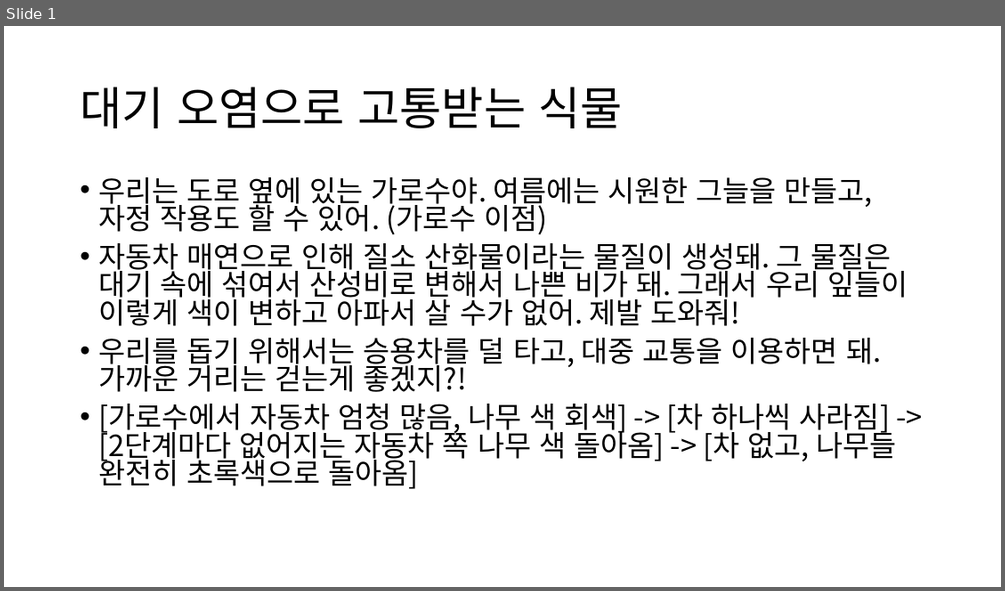
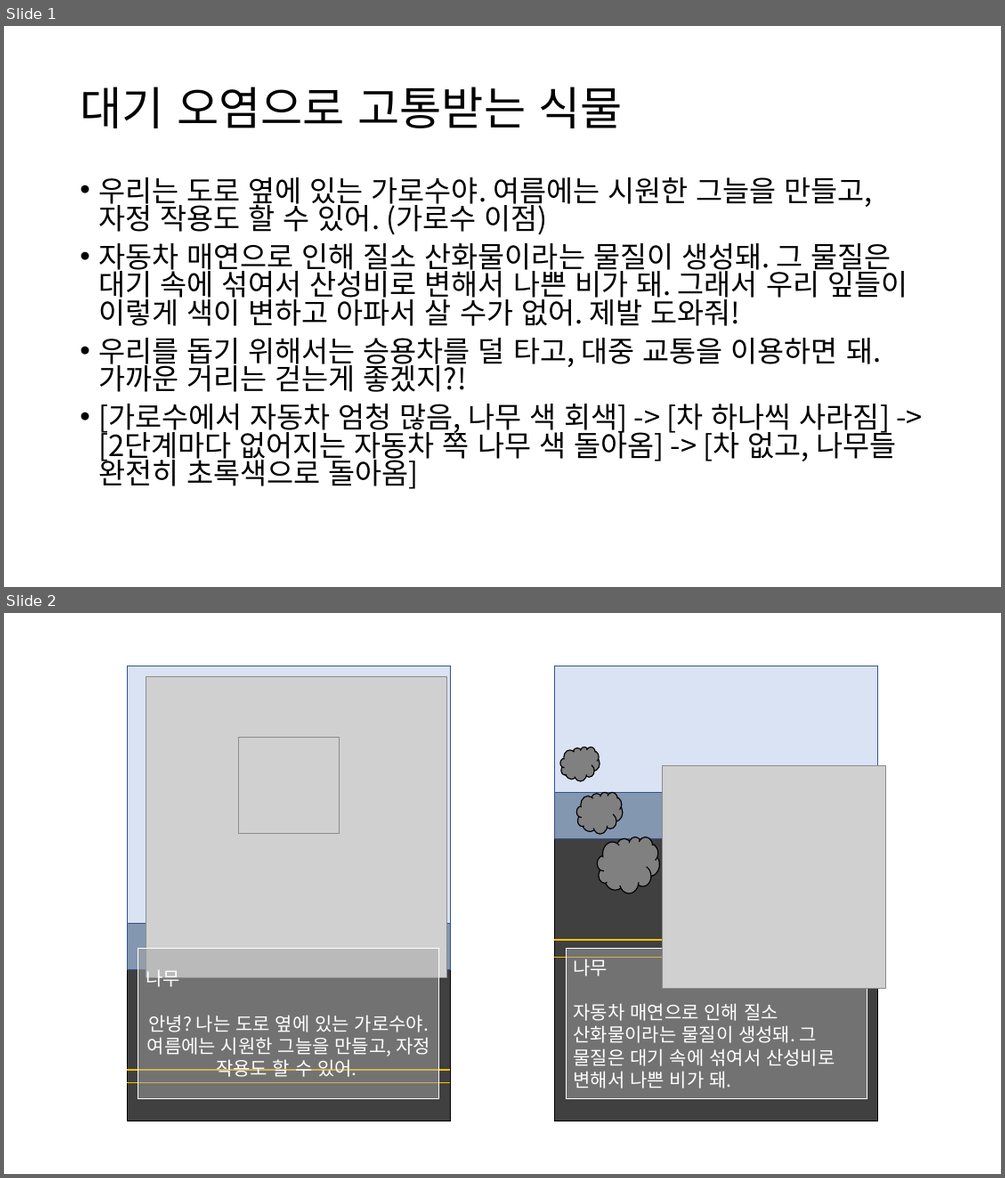
Before and after one commit to heo175/EcoCatProject, a slide deck: 동물 콘티2.pptx. Shown one above the other, each under a label of ours: slide 1 before the commit, slides 1 and 2 after it. The pictures are 1005x591 and 1005x1178 pixels, drawn with LibreOffice and Linux fonts; fonts in the diff are those of the drawing; grey boxes stand for pictures. Boxes give left, top, right and bottom in pixels: in the first picture for what was removed or moved away, otherwise in the second. Text is boxed around its words. In the diff, an @@ line names an element or a change of style, - is before the commit and + after.

Commit message:
돌고래, 나무 콘티2 수정본

```diff
--- a/동물 콘티2.pptx
+++ b/동물 콘티2.pptx
@@ slide 2 added at (4,613,1001,1174), background #FFFFFF @@
@@ rectangle added at (128,666,451,1121), outline #325491 1 pt @@
@@ rectangle added at (128,666,451,924), fill #DAE3F3, outline #325491 1 pt @@
@@ picture added at (146,676,446,977) @@
@@ rectangle added at (554,666,877,1121), outline #325491 1 pt @@
@@ rectangle added at (554,666,877,793), fill #DAE3F3, outline #325491 1 pt @@
@@ picture added at (239,737,339,834) @@
@@ cloud added at (560,747,600,781), fill #808080, outline #000000 1 pt @@
@@ picture added at (663,765,886,989) @@
@@ rectangle added at (554,793,877,839), fill #8497B0, outline #325491 1 pt @@
@@ cloud added at (577,793,623,835), fill #808080, outline #000000 1 pt @@
@@ rectangle added at (555,837,878,1121), fill #404040, outline #000000 1 pt @@
@@ cloud added at (597,836,659,893), fill #808080, outline #000000 1 pt @@
@@ rectangle added at (128,924,451,970), fill #8497B0, outline #325491 1 pt @@
@@ rectangle added at (138,948,439,1099), fill #A5A5A5 at 50% opacity, outline #FFFFFF 0.75 pt, 18 pt, text #FFFFFF @@
+나무
+안녕? 나는 도로 옆에 있는 가로수야. 여름에는 시원한 그늘을 만들고, 자정 작용도 할 수 있어.
@@ line added from (554, 940) to (877, 940), #FFC000 1.5 pt @@
@@ line added from (554, 957) to (877, 957), #FFC000 1.5 pt @@
@@ rectangle added at (566,948,867,1099), fill #A5A5A5 at 50% opacity, outline #FFFFFF 0.75 pt, 18 pt, text #FFFFFF @@
+나무
+자동차 매연으로 인해 질소 산화물이라는 물질이 생성돼. 그 물질은 대기 속에 섞여서 산성비로 변해서 나쁜 비가 돼.
@@ rectangle added at (128,970,451,1121), fill #404040, outline #000000 1 pt @@
@@ line added from (128, 1070) to (451, 1070), #FFC000 1.5 pt @@
@@ line added from (128, 1083) to (451, 1083), #FFC000 1.5 pt @@
```
Also in this commit, not shown: 1 slide changed, 6 other slides added.
